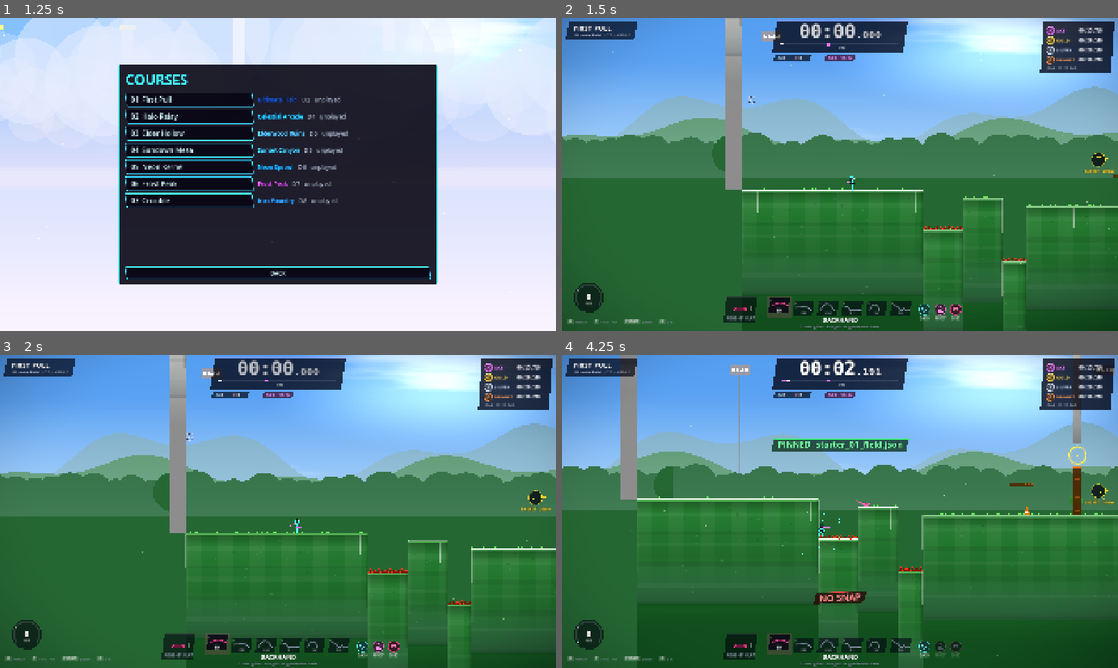
Above: before the commit, frames 1-4 (two rows, left to right).
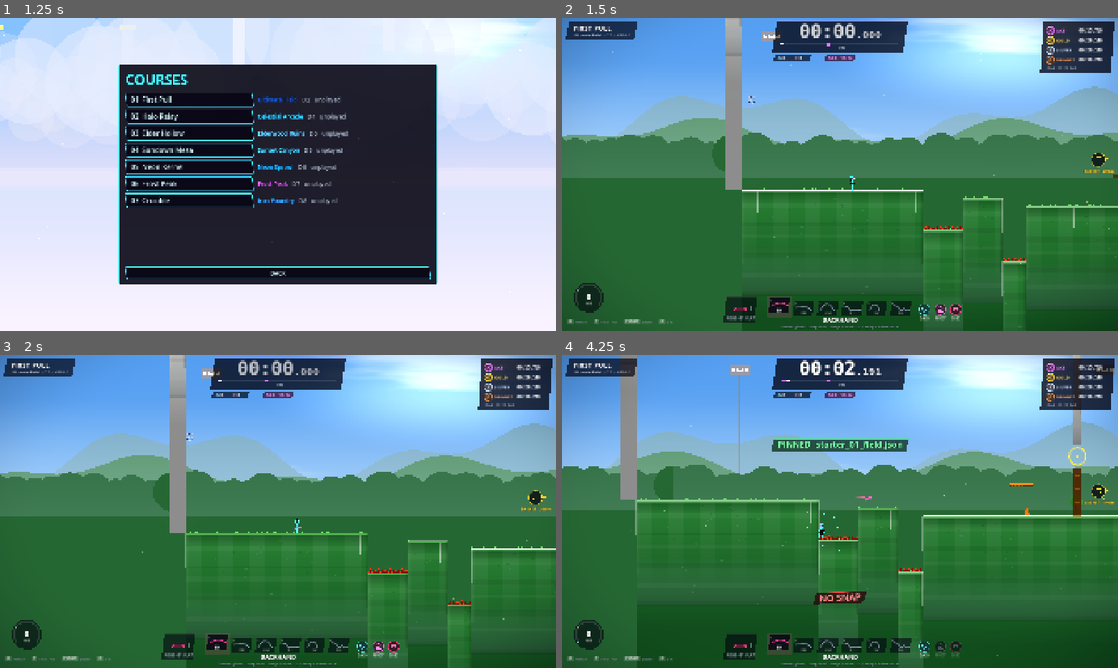
Above: after the commit, the same moments.

Repository: malleum/ultimategrapple
Game: Godot game, scene res://scenes/main.tscn
Same seed, same stepped clock (60 frames per second), same inputs: the game is played once before the commit and once after it.
Inputs (mouse positions are in pixels of both pictures, inside the frame that each line leads up to):
- Up to frame 1 (1.25 s): click "COURSES" at 0.5 s
- Up to frame 2 (1.5 s): click "01 First Pull" at 1.25 s
- Up to frame 3 (2 s): no input
- Up to frame 4 (4.25 s): tap Enter at 2 s; move the mouse to (962, 495) at 2.02 s; hold D (move_right) 2.03-2.75 s; hold F (snap) 2.03-2.75 s; tap P (pin) at 2.1, 3.8 s; click (962, 495) at 2.17 s; tap Space (jump) at 2.27 s; drag from (728, 527) to (878, 589) at 2.77 s; move the mouse to (895, 442) at 3.52 s; hold A (move_left) from 3.53 s (still down); click (895, 442) at 3.6 s

Frame 1 is identical in both runs. In frame 2, less than 0.1% of the frame differs, in the area x 39-61%, y 52-100%; in frame 3, less than 0.1%; in frame 4, 1.7%, in the area x 6-100%, y 4-100%.

Commit message:
Gyroscopic backhand/forehand: hold nose-up, steep throws come back
- Backhand and forehand now keep their attitude in the world frame. Spin
  holds the disc plane instead of it weathervaning into the flight path,
  so a steep nose-up throw stays leading-edge-up through the apex. Angle of
  attack is measured against whichever edge faces the airflow, so the disc
  can fly tail-first, and past the stall it acts as a flat plate. Together
  these make a steep, well-snapped throw stall and slide back down its own
  plane toward the thrower. A weak snap lets it weathervane and fade
  nose-down instead.
- Backhand/forehand disc gravity is lower (950/1000 -> 700/720) and skin
  drag higher, so flat max ranges are unchanged: backhand 121 m, forehand
  107 m. Perfect vs no-snap distance is still ~2.2x. Hammer, roller,
  scoober and thumber are untouched.
- tools/flight_path.gd prints and plots steep throws (forward distance,
  landing spot, attitude).
- The off-screen disc marker shows the disc's current tilt/flip.
- The runner's scarf is now a world-space verlet chain with gravity and
  air drag. It hangs when you stand and streams back when you move,
  instead of sticking out horizontally.

Co-Authored-By: Claude Opus 5.5 <noreply@anthropic.com>
Claude-Session: https://claude.ai/code/session_01TpV548vRC2KvUmKRPXhcFK

Diff:
--- a/src/disc/disc.gd
+++ b/src/disc/disc.gd
@@ -22,6 +22,9 @@
 const STALL_ALPHA := 0.42
 const FLUTTER_LIFT := 0.8    # lift multiplier at zero snap quality
 const FLUTTER_DRAG := 1.3    # drag multiplier at zero snap quality
+const GYRO_FADE_HOLD := 0.9  # share of fade a full-spin gyro throw resists
+const GYRO_VANE := 1.4       # weathervane rate (1/s) of an unspun gyro throw
+const GYRO_CN := 8.0         # flat-plate normal force coefficient past the stall (KL units)
 
 var state := HELD
 var type_idx := 0
@@ -30,7 +33,8 @@
 var spin := 1.0            # 0..1
 var quality := 1.0         # snap quality (aero stability): 1 perfect .. 0.25 none
 var spin_dir := 1          # visual + wall kick direction
-var phi := 0.0             # attitude (nose up, radians) in forward frame
+var phi := 0.0             # attitude (nose up, radians) in forward frame; world frame (att_s) for gyro throws
+var att_s := 1.0           # gyro throws: launch direction the attitude is measured against
 var wobble := 0.0          # amplitude of attitude noise
 var skips := 0
 var facing := 1.0          # +1 moving right, -1 left (for attitude frame)
@@ -107,6 +111,7 @@
 	spin_dir = int(facing) * (1 if t.id in ["backhand", "roller", "scoober"] else -1)
 	var gamma := atan2(-vel.y, absf(vel.x))
 	phi = gamma + t.trim + nose
+	att_s = facing
 	wobble = p_wobble
 	age = 0.0
 	skips = 0
@@ -197,18 +202,28 @@
 		var f := air / spd
 		if absf(f.x) > 0.05:
 			facing = signf(f.x)
-		var gamma := atan2(-air.y, absf(air.x))
-		# gyroscopic attitude: fade (nose drop) as the disc slows; wobble at low spin
-		var fade_amt := clampf((t.fade_v - spd) / t.fade_v, 0.0, 1.0)
-		phi -= t.fade * fade_amt * (1.35 - 0.6 * spin) * dt
-		phi += (gamma - phi) * 0.35 * dt  # slow aerodynamic weathervane
-		var noise := sin(noise_t * 23.0) * 0.6 + sin(noise_t * 37.0 + 1.3) * 0.4
-		phi += noise * wobble * (1.1 - spin) * 2.2 * dt
-		var alpha := clampf(phi - gamma, -MAX_ALPHA, MAX_ALPHA)
-		var cl: float = t.cl0 + t.cla * alpha
-		if absf(alpha) > STALL_ALPHA:
-			cl *= clampf(1.0 - (absf(alpha) - STALL_ALPHA) * 2.5, 0.25, 1.0)
-		var cd: float = t.cd0 + t.cda * pow(alpha + 0.07, 2)
+		var cl: float
+		var cd: float
+		var up: Vector2
+		if t.get("gyro", false):
+			var g := _gyro_aero(f, spd, dt)
+			cl = g.cl
+			cd = g.cd
+			up = g.up
+		else:
+			var gamma := atan2(-air.y, absf(air.x))
+			# attitude in the travel frame: fade (nose drop) as the disc slows,
+			# slow weathervane into the flight path, wobble at low spin
+			var fade_amt := clampf((t.fade_v - spd) / t.fade_v, 0.0, 1.0)
+			phi -= t.fade * fade_amt * (1.35 - 0.6 * spin) * dt
+			phi += (gamma - phi) * 0.35 * dt
+			phi += _wobble_noise() * wobble * (1.1 - spin) * 2.2 * dt
+			var alpha := clampf(phi - gamma, -MAX_ALPHA, MAX_ALPHA)
+			cl = t.cl0 + t.cla * alpha
+			if absf(alpha) > STALL_ALPHA:
+				cl *= clampf(1.0 - (absf(alpha) - STALL_ALPHA) * 2.5, 0.25, 1.0)
+			cd = t.cd0 + t.cda * pow(alpha + 0.07, 2)
+			up = Vector2(f.y, -f.x) * (1.0 if f.x >= 0.0 else -1.0)
 		# an unspun disc flutters: less lift, more drag
 		var lift_mul: float = t.lift
 		if quality < 0.999:
@@ -216,7 +231,6 @@
 			lift_mul *= lerpf(FLUTTER_LIFT, 1.0, quality)
 		if t.flip_t > 0.0:
 			lift_mul *= lerpf(1.0, t.flip_lift, smoothstep(t.flip_t * 0.6, t.flip_t * 1.4, age))
-		var up := Vector2(f.y, -f.x) * (1.0 if f.x >= 0.0 else -1.0)
 		var q := spd * spd
 		acc += up * KL * q * cl * lift_mul
 		acc -= f * KD * q * cd
@@ -239,6 +253,61 @@
 		if state != FLIGHT:
 			break
 		motion = col.get_remainder().slide(col.get_normal()) * 0.5
+
+
+func _wobble_noise() -> float:
+	return sin(noise_t * 23.0) * 0.6 + sin(noise_t * 37.0 + 1.3) * 0.4
+
+
+## Backhand / forehand: the disc plane is gyroscopically fixed in the world
+## (phi measured against the launch direction att_s), not in the travel frame.
+## Thrown steep with the nose up it stays nose-up through the apex; on the way
+## down the air hits its underside from below-behind, lift points back along
+## the tilted plane and the disc glides back toward the thrower. Spin is what
+## holds the attitude: a weak snap lets it weathervane/fade nose-down instead.
+## Angle of attack is measured against whichever edge faces the airflow, so
+## the same lift/drag curves work flying forwards or backwards.
+func _gyro_aero(f: Vector2, spd: float, dt: float) -> Dictionary:
+	# plane direction and top-surface normal in screen space (y down)
+	var p := Vector2(att_s * cos(phi), -sin(phi))
+	var n := Vector2(-att_s * sin(phi), -cos(phi))
+	var vp := f.dot(p)
+	var alpha_raw := atan2(-f.dot(n), absf(vp))   # + = air on the underside
+	var stab := clampf(spin, 0.0, 1.0)
+	var edge := signf(vp) if absf(vp) > 0.02 else 0.0   # +1 nose leads, -1 tail leads
+	# fade: the leading edge drops as the disc slows (much less with real spin)
+	var fade_amt := clampf((t.fade_v - spd) / t.fade_v, 0.0, 1.0)
+	phi -= t.fade * fade_amt * (1.0 - GYRO_FADE_HOLD * stab) * maxf(edge, 0.0) * dt
+	# weak spin: the disc weathervanes into the airflow and loses its attitude
+	phi -= alpha_raw * edge * GYRO_VANE * pow(1.0 - stab, 2.0) * dt
+	phi += _wobble_noise() * wobble * (1.1 - spin) * 2.2 * dt
+	var alpha := clampf(alpha_raw, -MAX_ALPHA, MAX_ALPHA)
+	var cl: float = t.cl0 + t.cla * alpha
+	if absf(alpha) > STALL_ALPHA:
+		cl *= clampf(1.0 - (absf(alpha) - STALL_ALPHA) * 2.5, 0.25, 1.0)
+	var cd: float = t.cd0 + t.cda * pow(alpha + 0.07, 2)
+	# past the stall the disc behaves like a flat plate: the air pushes on its
+	# face (normal force ~ sin a). Split into lift/drag along the airflow. This
+	# is what stops a steep nose-up disc at the apex and slides it back down.
+	var w := smoothstep(STALL_ALPHA, MAX_ALPHA, absf(alpha_raw))
+	if w > 0.0:
+		var sa := sin(alpha_raw)
+		var cl_plate := GYRO_CN * sa * cos(alpha_raw)
+		var cd_plate: float = t.cd0 + GYRO_CN * sa * sa * KL / KD
+		cl = lerpf(cl, cl_plate, w)
+		cd = lerpf(cd, cd_plate, w)
+	# lift is perpendicular to the airflow, on the disc's top side
+	var up := Vector2(-f.y, f.x)
+	if up.dot(n) < 0.0:
+		up = -up
+	return {"cl": cl, "cd": cd, "up": up}
+
+
+## Screen-space angle of the disc plane (what _draw uses).
+func plane_angle() -> float:
+	if state == FLIGHT and t.get("gyro", false):
+		return -phi * att_s
+	return -phi * facing
 
 
 func _flight_impact(n: Vector2, other: Object) -> void:
@@ -279,7 +348,10 @@
 	else:  # wall
 		var tangent := Vector2(-n.y, n.x)
 		velocity = vt * 0.75 - n * vn * 0.42 + tangent * spin_dir * spin * 140.0 * signf(n.x)
-		phi = -phi * 0.5
+		if t.get("gyro", false):
+			phi *= 0.5  # attitude is world-fixed: the knock just flattens it
+		else:
+			phi = -phi * 0.5
 		facing = signf(velocity.x) if absf(velocity.x) > 1.0 else facing
 		spin *= 0.8
 		impact.emit("wall", spd)
@@ -430,22 +502,24 @@
 		trail.remove_point(0)
 
 
-func _draw() -> void:
-	var ang := 0.0
-	var squash := 0.3
+## How the disc is drawn right now: x = screen rotation, y = vertical squash
+## (1 = seen edge-on rolling, ~0.3 = flat, negative = upside down).
+func pose() -> Vector2:
 	match state:
 		FLIGHT, CHAINED:
-			ang = -phi * facing
+			var sq := 0.3
 			if t.flip_t > 0.0 and age > t.flip_t:
-				squash = -0.3
+				sq = -0.3
+			return Vector2(plane_angle(), sq)
 		ROLL:
-			ang = 0.0
-			squash = 1.0
-		SLIDE, REST:
-			ang = 0.0
-			squash = 0.28
-		SCORED:
-			squash = 0.28
+			return Vector2(0.0, 1.0)
+	return Vector2(0.0, 0.28)
+
+
+func _draw() -> void:
+	var pz := pose()
+	var ang := pz.x
+	var squash := pz.y
 	var pts := PackedVector2Array()
 	var rx := 14.0
 	var ry := 14.0 * absf(squash)
--- a/src/disc/throw_types.gd
+++ b/src/disc/throw_types.gd
@@ -15,15 +15,17 @@
 ## spin       base spin factor (before snap)
 ## roll       converts to rolling on ground contact
 ## trim       initial nose attitude offset (rad) relative to aim
+## gyro       attitude held in the world frame by spin (see Disc._gyro_aero):
+##            steep nose-up throws stay nose-up and can glide back
 
 const TYPES := [
-	{"id": "backhand", "name": "BACKHAND", "icon": "BH", "speed": 1500.0, "cl0": 0.16, "cla": 1.6, "cd0": 0.075, "cda": 2.2,
-		"lift": 1.0, "flip_t": 0.0, "flip_lift": 1.0, "fade_v": 650.0, "fade": 0.9, "grav": 950.0,
-		"move_pen": 1.0, "spin": 1.0, "roll": false, "trim": 0.0,
-		"desc": "Stable glider. Long float, gentle late fade."},
-	{"id": "forehand", "name": "FOREHAND", "icon": "FH", "speed": 1700.0, "cl0": 0.1, "cla": 1.3, "cd0": 0.09, "cda": 2.4,
-		"lift": 0.8, "flip_t": 0.0, "flip_lift": 1.0, "fade_v": 900.0, "fade": 1.9, "grav": 1000.0,
-		"move_pen": 1.1, "spin": 0.9, "roll": false, "trim": -0.05,
+	{"id": "backhand", "name": "BACKHAND", "icon": "BH", "speed": 1500.0, "cl0": 0.16, "cla": 1.6, "cd0": 0.17, "cda": 2.2,
+		"lift": 1.0, "flip_t": 0.0, "flip_lift": 1.0, "fade_v": 650.0, "fade": 0.9, "grav": 700.0,
+		"move_pen": 1.0, "spin": 1.0, "roll": false, "trim": 0.0, "gyro": true,
+		"desc": "Stable glider. Long float. Steep + nose up + snap = comeback."},
+	{"id": "forehand", "name": "FOREHAND", "icon": "FH", "speed": 1700.0, "cl0": 0.1, "cla": 1.3, "cd0": 0.19, "cda": 2.4,
+		"lift": 0.8, "flip_t": 0.0, "flip_lift": 1.0, "fade_v": 900.0, "fade": 1.9, "grav": 720.0,
+		"move_pen": 1.1, "spin": 0.9, "roll": false, "trim": -0.05, "gyro": true,
 		"desc": "Fast and flat. Punches through wind, dips hard at the end."},
 	{"id": "hammer", "name": "HAMMER", "icon": "HM", "speed": 1450.0, "cl0": 0.14, "cla": 1.2, "cd0": 0.1, "cda": 2.0,
 		"lift": 0.9, "flip_t": 0.32, "flip_lift": -0.75, "fade_v": 500.0, "fade": 0.4, "grav": 1000.0,
--- a/src/player/player_visual.gd
+++ b/src/player/player_visual.gd
@@ -16,14 +16,24 @@
 var anchor_local := Vector2.ZERO
 var disc_color := Color(2, 0.5, 1.5)
 var run_phase := 0.0
+## Scarf: world-space verlet chain (gravity + air drag), so it hangs down when
+## you stand still and streams back when you move. scarf holds the points
+## relative to the feet at the last physics step, for drawing.
+const SCARF_N := 7
+const SCARF_SEG := 5.0
+const SCARF_GRAVITY := 1500.0
+const SCARF_DRAG := 5.0          # 1/s air drag on the cloth
 var scarf: Array = []
+var _sw: Array = []              # world positions
+var _sw_prev: Array = []
+var _flutter_t := 0.0
 var name_tag := ""
 var charge := 0.0
 
 
 func _init() -> void:
-	for i in 7:
-		scarf.append(Vector2(-i * 5.0, -38.0))
+	for i in SCARF_N:
+		scarf.append(Vector2(0, -38.0 + i * SCARF_SEG))
 
 
 func update_from_player(p) -> void:
@@ -65,16 +75,47 @@
 		run_phase += absf(vel.x) * dt * 0.035
 	elif not on_floor:
 		run_phase += dt * 4.0
-	# scarf: verlet-ish trailing chain
-	var neck := Vector2(0, -38 if not low else -18)
-	scarf[0] = neck
-	for i in range(1, scarf.size()):
-		var target: Vector2 = scarf[i - 1] + Vector2(-facing * 5.0, 1.5) - vel * 0.006
-		scarf[i] = (scarf[i] as Vector2).lerp(target, 0.35)
-		var dv: Vector2 = scarf[i] - scarf[i - 1]
-		if dv.length() > 6.0:
-			scarf[i] = scarf[i - 1] + dv.normalized() * 6.0
+	_step_scarf(dt)
 	queue_redraw()
+
+
+func _scarf_anchor() -> Vector2:
+	if low:
+		return Vector2(facing * 9.0, -17.0)
+	var lean := clampf(vel.x / 1400.0, -0.45, 0.45)
+	return Vector2(lean * 20.0 - facing * 2.0, -37.0)
+
+
+func _step_scarf(dt: float) -> void:
+	var origin := global_position
+	var anchor := origin + _scarf_anchor()
+	if _sw.size() != SCARF_N or (_sw[0] as Vector2).distance_to(anchor) > 160.0:
+		_sw.clear()
+		_sw_prev.clear()
+		for i in SCARF_N:
+			_sw.append(anchor + Vector2(-facing * 1.5 * i, i * SCARF_SEG))
+			_sw_prev.append(_sw[i])
+	_flutter_t += dt * (6.0 + vel.length() * 0.02)
+	var keep := exp(-SCARF_DRAG * dt)
+	_sw[0] = anchor
+	_sw_prev[0] = anchor
+	for i in range(1, SCARF_N):
+		var cur: Vector2 = _sw[i]
+		var step: Vector2 = (cur - (_sw_prev[i] as Vector2)) * keep
+		# a little flutter when the air is moving past it
+		var flutter := Vector2(0, sin(_flutter_t + i * 0.9) * minf(vel.length(), 900.0) * 0.9 * i)
+		_sw_prev[i] = cur
+		_sw[i] = cur + step + (Vector2(0, SCARF_GRAVITY) + flutter) * dt * dt
+	for _k in 3:
+		for i in range(1, SCARF_N):
+			var a: Vector2 = _sw[i - 1]
+			var b: Vector2 = _sw[i]
+			var d := b - a
+			var l := d.length()
+			if l > 0.001:
+				_sw[i] = a + d / l * SCARF_SEG
+	for i in SCARF_N:
+		scarf[i] = (_sw[i] as Vector2) - origin
 
 
 func _draw() -> void:
@@ -91,6 +132,7 @@
 	for p in scarf:
 		sp.append(p)
 	draw_polyline(sp, accent, 3.0, true)
+	draw_circle(sp[sp.size() - 1], 1.6, accent)
 
 	var hip: Vector2
 	var neck: Vector2
--- a/src/ui/hud.gd
+++ b/src/ui/hud.gd
@@ -685,10 +685,13 @@
 		ci.draw_line(edge + Vector2(-9, -9), edge + Vector2(9, -9), c, 3.0)
 		ci.draw_polyline(PackedVector2Array([edge + Vector2(-9, 1), edge + Vector2(-6, 6), edge + Vector2(6, 6), edge + Vector2(9, 1)]), c, 2.0)
 	else:
+		# same tilt / squash the disc has in the world right now
+		var pz: Vector2 = runner.disc.pose()
+		var ry := maxf(absf(pz.y) * 11.0, 3.0)
 		var dp := PackedVector2Array()
-		for k in 12:
-			var a := TAU * k / 12.0
-			dp.append(edge + Vector2(cos(a) * 11.0, sin(a) * 4.5))
+		for k in 16:
+			var a := TAU * k / 16.0
+			dp.append(edge + Vector2(cos(a) * 11.0, sin(a) * ry).rotated(pz.x))
 		ci.draw_colored_polygon(dp, c)
 	_text(ci, edge + Vector2(-60, 44), "%s  %dm" % [text, int(dist / 32.0)], 13, Color(c, 0.95), HORIZONTAL_ALIGNMENT_CENTER, 120, _bold, 4)
 
--- /dev/null
+++ b/tools/flight_path.gd
@@ -0,0 +1,151 @@
+extends SceneTree
+## Steep-throw flight paths for backhand/forehand (and hammer/scoober for
+## reference): how far forward the disc gets, where it lands, how far it comes
+## back, and the disc's attitude at apex / landing. Optionally renders a PNG
+## with the path and the disc plane drawn every 0.15 s.
+## godot --headless --fixed-fps 120 -s tools/flight_path.gd -- [out.png]
+
+const Disc = preload("res://src/disc/disc.gd")
+const ThrowTypes = preload("res://src/disc/throw_types.gd")
+const PX_PER_M := 32.0
+const HAND_Y := -44.0 * 0.72
+
+const TYPES := [0, 1, 2, 4]               # backhand forehand hammer scoober
+const ANGLES := [35.0, 50.0, 65.0, 75.0]
+const SNAPS := [[1.0, "perfect"], [0.45, "good"], [0.0, "none"]]
+const NOSE := deg_to_rad(15.0)
+
+var runs: Array = []
+var frames := 0
+var started := false
+var out_png := ""
+
+
+func _plane(d) -> float:
+	return d.plane_angle() if d.has_method("plane_angle") else -d.phi * d.facing
+
+
+func _physics_process(_dt: float) -> bool:
+	if not started:
+		started = true
+		var args := OS.get_cmdline_user_args()
+		out_png = args[0] if args.size() > 0 else ""
+		var floor_body := StaticBody2D.new()
+		var cs := CollisionShape2D.new()
+		var r := RectangleShape2D.new()
+		r.size = Vector2(400000, 400)
+		cs.shape = r
+		floor_body.position = Vector2(0, 200)
+		floor_body.add_child(cs)
+		root.add_child(floor_body)
+		for ti in TYPES:
+			var ty: Dictionary = ThrowTypes.get_type(ti)
+			for a in ANGLES:
+				for sn in SNAPS:
+					for nose in [0.0, NOSE]:
+						var d := Disc.new()
+						root.add_child(d)
+						var dir := Vector2.RIGHT.rotated(-deg_to_rad(a))
+						var lp := ThrowTypes.launch_params(ty, 1.0, sn[0], 0.0, 0.0)
+						d.launch(Vector2(0, HAND_Y) + dir * 16.0, dir * float(lp.speed), ti, lp.spin, nose, 0.0, lp.quality)
+						runs.append({"d": d, "type": ty.id, "deg": a, "snap": sn[1], "nose": nose, "max_x": 0.0, "apex": 0.0,
+							"apex_att": 0.0, "land_x": INF, "land_att": 0.0, "t": 0.0, "pts": [], "planes": []})
+		return false
+	frames += 1
+	var all_done := true
+	for e in runs:
+		var d = e.d
+		if e.land_x != INF:
+			continue
+		all_done = false
+		var p: Vector2 = d.global_position
+		e.max_x = maxf(e.max_x, p.x)
+		if p.y < e.apex:
+			e.apex = p.y
+			e.apex_att = rad_to_deg(-_plane(d))
+		if frames % 3 == 0:
+			e.pts.append(p)
+		if frames % 18 == 0:
+			e.planes.append([p, _plane(d)])
+		if d.state == Disc.FLIGHT:
+			e.land_att = rad_to_deg(-_plane(d))
+		else:
+			e.land_x = p.x
+			e.t = frames / 120.0
+	if all_done or frames > 120 * 20:
+		_report()
+		if out_png != "":
+			_render()
+		return true
+	return false
+
+
+func _report() -> void:
+	print("type      angle nose snap     | forward  landed  came back | apex   | plane@apex plane@land  time")
+	for e in runs:
+		print("%-9s %4.0f° %3.0f° %-8s | %6.1fm %6.1fm  %6.1fm  | %5.1fm | %6.0f°    %6.0f°   %4.2fs" % [
+			e.type, e.deg, rad_to_deg(e.nose), e.snap, e.max_x / PX_PER_M, e.land_x / PX_PER_M,
+			(e.max_x - e.land_x) / PX_PER_M, -e.apex / PX_PER_M, e.apex_att, e.land_att, e.t])
+
+
+## One panel per throw type: max nose, all angles, perfect (bright) vs none (dim).
+func _render() -> void:
+	var W := 1800
+	var H := 1000
+	var img := Image.create(W, H, false, Image.FORMAT_RGB8)
+	img.fill(Color(0.06, 0.06, 0.1))
+	var cols := 2
+	var pw := W / cols
+	var ph := H / 2
+	var palette := [Color(0.3, 0.9, 1.0), Color(1.0, 0.5, 0.9), Color(1.0, 0.85, 0.3), Color(0.5, 1.0, 0.5)]
+	for k in TYPES.size():
+		var tid: String = ThrowTypes.get_type(TYPES[k]).id
+		var ox := (k % cols) * pw
+		var oy := (k / cols) * ph
+		# fit
+		var minx := -5.0 * PX_PER_M
+		var maxx := 10.0 * PX_PER_M
+		var miny := -10.0 * PX_PER_M
+		for e in runs:
+			if e.type == tid and e.nose > 0.0 and e.snap != "good":
+				minx = minf(minx, e.land_x)
+				maxx = maxf(maxx, e.max_x)
+				miny = minf(miny, e.apex)
+		var sc := minf((pw - 60) / (maxx - minx), (ph - 60) / (20.0 - miny))
+		var to := func(p: Vector2) -> Vector2i:
+			return Vector2i(int(ox + 30 + (p.x - minx) * sc), int(oy + ph - 30 - (-p.y) * sc))
+		_line(img, to.call(Vector2(minx, 0)), to.call(Vector2(maxx, 0)), Color(0.4, 0.4, 0.45))
+		_line(img, to.call(Vector2(0, 0)), to.call(Vector2(0, miny)), Color(0.25, 0.25, 0.3))
+		_text_bar(img, ox + 10, oy + 10, tid)
+		var ci := 0
+		for a in ANGLES:
+			for e in runs:
+				if e.type != tid or e.deg != a or e.nose == 0.0 or e.snap == "good":
+					continue
+				var c: Color = palette[ci % palette.size()]
+				if e.snap == "none":
+					c = c.darkened(0.6)
+				for i in range(1, e.pts.size()):
+					_line(img, to.call(e.pts[i - 1]), to.call(e.pts[i]), c)
+				if e.snap == "perfect":
+					for pl in e.planes:
+						var dirv := Vector2(cos(pl[1]), sin(pl[1])) * 12.0 / sc
+						_line(img, to.call(pl[0] - dirv), to.call(pl[0] + dirv), Color(1, 1, 1))
+			ci += 1
+	img.save_png(out_png)
+	print("saved ", out_png)
+
+
+func _text_bar(img: Image, x: int, y: int, label: String) -> void:
+	# no fonts in Image: mark panels with a coloured tab sized by name length
+	img.fill_rect(Rect2i(x, y, label.length() * 10, 6), Color(0.8, 0.8, 0.9))
+
+
+func _line(img: Image, a: Vector2i, b: Vector2i, c: Color) -> void:
+	var n: int = maxi(absi(b.x - a.x), absi(b.y - a.y))
+	for i in n + 1:
+		var p := Vector2(a).lerp(Vector2(b), float(i) / maxf(n, 1))
+		var x := int(p.x)
+		var y := int(p.y)
+		if x >= 0 and y >= 0 and x < img.get_width() and y < img.get_height():
+			img.set_pixel(x, y, c)
Not shown, added: tools/flight_path.gd.uid
Not shown, changed: CLAUDE.md
Not shown, changed: README.md
